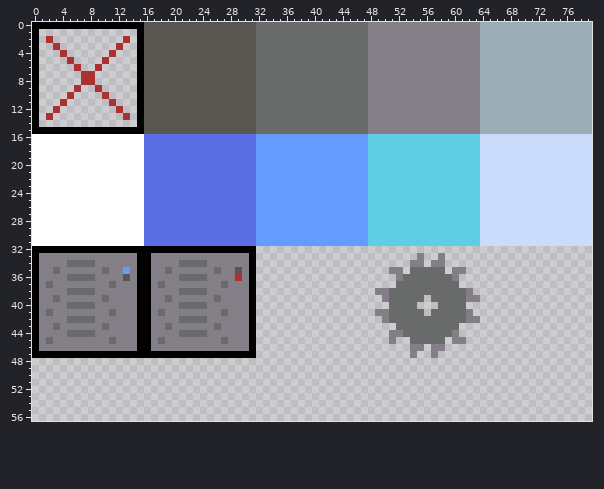
Two states of a sprite sheet, android/assets/tileset.png. Above, as it was before the edit.
The file is 80x80 pixels. Shown: x 0..79, y 0..56.
The result:
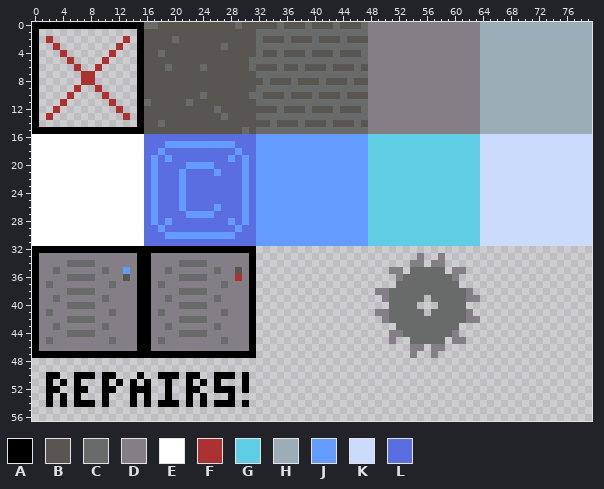
Palette (. is transparent): A #000000  B #595652  C #696a6a  D #847e87  E #ffffff  F #ac3232  G #5fcde4  H #9badb7  J #639bff  K #cbdbfc  L #5b6ee1
Changes in this commit:
y 0: x 16..17 BB -> CC; x 29 B -> C; x 32..34 CCC -> BBB; x 36..38 CCC -> BBB; x 40..42 CCC -> BBB; x 44..46 CCC -> BBB
y 2: x 20 B -> C; x 33..35 CCC -> BBB; x 37..39 CCC -> BBB; x 41..43 CCC -> BBB; x 45..47 CCC -> BBB
y 3: x 27 B -> C
y 4: x 18 B -> C; x 33..34 CC -> BB; x 36..38 CCC -> BBB; x 40..42 CCC -> BBB; x 44..46 CCC -> BBB
y 5: x 31 B -> C
y 6: x 19 B -> C; x 24 B -> C; x 31..34 BCCC -> CBBB; x 36..37 CC -> BB; x 39..41 CCC -> BBB; x 43..45 CCC -> BBB; x 47 C -> B
y 8: x 32 C -> B; x 34..36 CCC -> BBB; x 38..40 CCC -> BBB; x 42..44 CCC -> BBB; x 46..47 CC -> BB
y 10: x 24 B -> C; x 31 B -> C; x 33..35 CCC -> BBB; x 37..39 CCC -> BBB; x 41..43 CCC -> BBB; x 45..47 CCC -> BBB
y 11: x 16 B -> C; x 22 B -> C
y 12: x 26 B -> C; x 32..34 CCC -> BBB; x 36..38 CCC -> BBB; x 40..42 CCC -> BBB; x 44..46 CCC -> BBB
y 13: x 27 B -> C
y 14: x 18 B -> C; x 32..33 CC -> BB; x 35..37 CCC -> BBB; x 39..41 CCC -> BBB; x 43..45 CCC -> BBB; x 47 C -> B
y 15: x 30 B -> C
y 17: x 19..28 LLLLLLLLLL -> JJJJJJJJJJ
y 18: x 18 L -> J; x 29 L -> J
y 19: x 17 L -> J; x 19 L -> J; x 28 L -> J; x 30 L -> J
y 20: x 17 L -> J; x 22..25 LLLL -> JJJJ; x 30 L -> J
y 21: x 17 L -> J; x 21 L -> J; x 26 L -> J; x 30 L -> J
y 22..25: x 17 L -> J; x 21 L -> J; x 30 L -> J
y 26: x 17 L -> J; x 21 L -> J; x 26 L -> J; x 30 L -> J
y 27: x 17 L -> J; x 22..25 LLLL -> JJJJ; x 30 L -> J
y 28: x 17 L -> J; x 19 L -> J; x 28 L -> J; x 30 L -> J
y 29: x 18 L -> J; x 29 L -> J
y 30: x 19..28 LLLLLLLLLL -> JJJJJJJJJJ
y 50: x 2..3 .. -> AA; x 6..8 ... -> AAA; x 10..11 .. -> AA; x 15 . -> A; x 18..20 ... -> AAA; x 22..23 .. -> AA; x 26..28 ... -> AAA; x 30 . -> A
y 51: x 2 . -> A; x 4 . -> A; x 6 . -> A; x 10 . -> A; x 12 . -> A; x 14 . -> A; x 16 . -> A; x 19 . -> A; x 22 . -> A; x 24 . -> A; x 26 . -> A; x 30 . -> A
y 52: x 2..3 .. -> AA; x 6..7 .. -> AA; x 10..11 .. -> AA; x 14..16 ... -> AAA; x 19 . -> A; x 22..23 .. -> AA; x 26..28 ... -> AAA; x 30 . -> A
y 53: x 2 . -> A; x 4 . -> A; x 6 . -> A; x 10 . -> A; x 14 . -> A; x 16 . -> A; x 19 . -> A; x 22 . -> A; x 24 . -> A; x 28 . -> A
y 54: x 2 . -> A; x 4 . -> A; x 6..8 ... -> AAA; x 10 . -> A; x 14 . -> A; x 16 . -> A; x 18..20 ... -> AAA; x 22 . -> A; x 24 . -> A; x 26..28 ... -> AAA; x 30 . -> A
